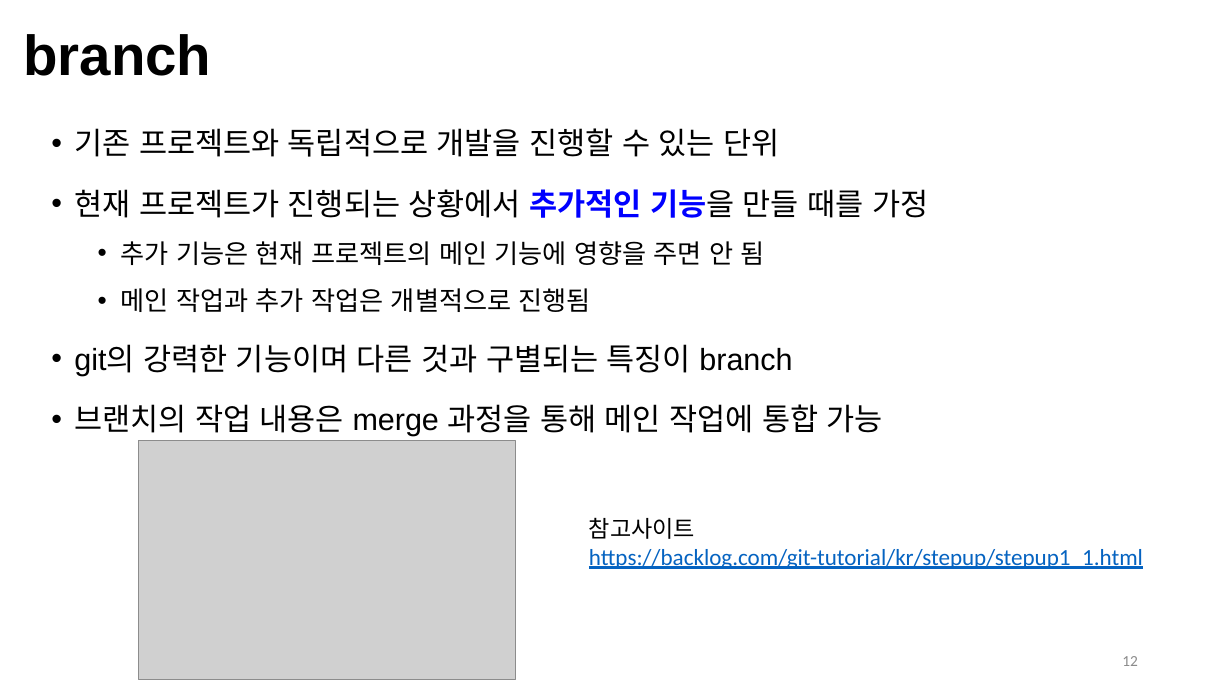
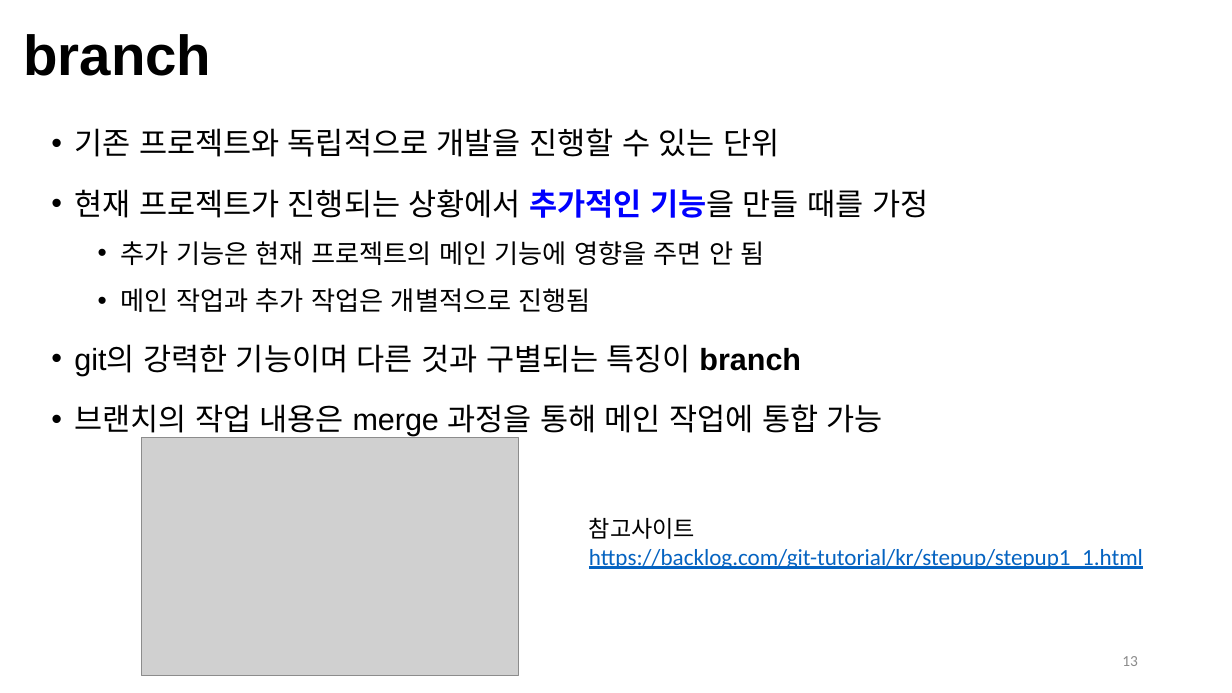
Before and after one commit to Open-Source-Programming/OpenSource-Lec, a slide deck: slide 13 of 07-Git2.pptx (slide 12 before the commit). Drawn at 1232x693 pixels with LibreOffice and Linux fonts; fonts in the diff are those of the drawing; grey boxes stand for pictures; background and template pictures are left out. Boxes give left, top, right and bottom in pixels: in the first picture for what was removed or moved away, otherwise in the second. Text is boxed around its words. In the diff, an @@ line names an element or a change of style, - is before the commit and + after.

```diff
--- a/07-Git2.pptx
+++ b/07-Git2.pptx
@@ text at box(74, 344, 801, 376): bold on in "branch" @@
@@ picture: place and size @@
-picture at box(139, 441, 515, 679)
+picture at box(141, 437, 518, 676)
@@ page number at box(1122, 656, 1138, 666): text changed @@
-12
+13
```
Also in this commit, not shown: 13 other slides changed, 1 slide added, 1 other file.
